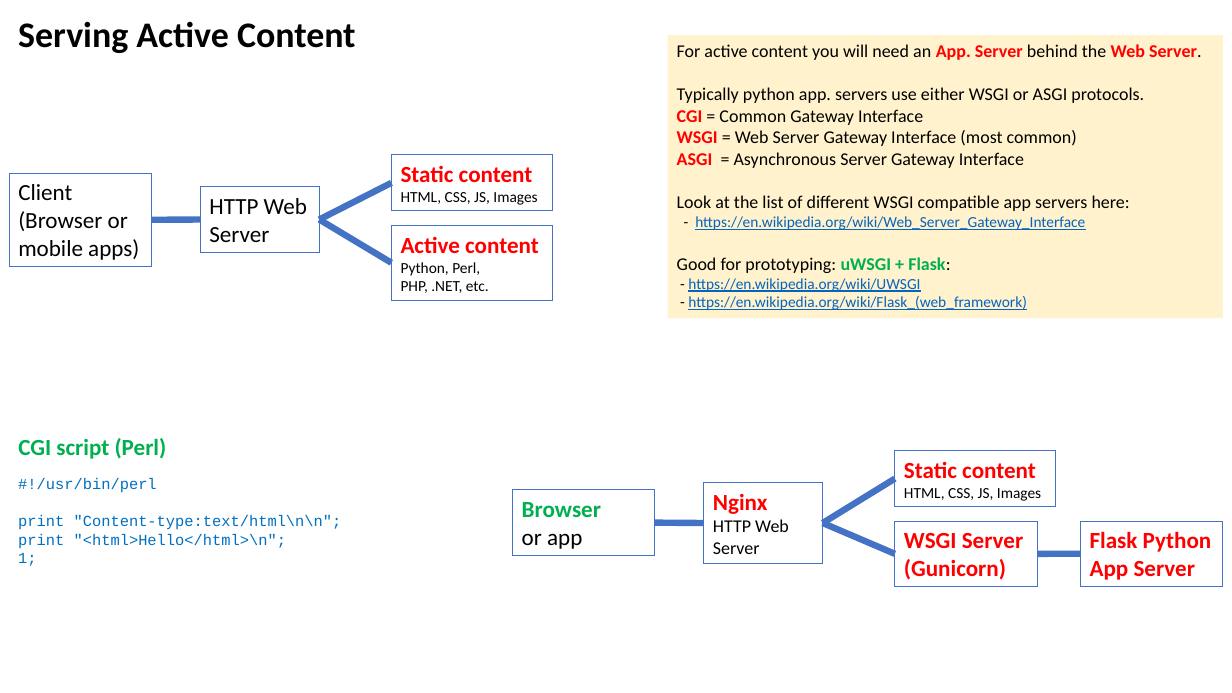
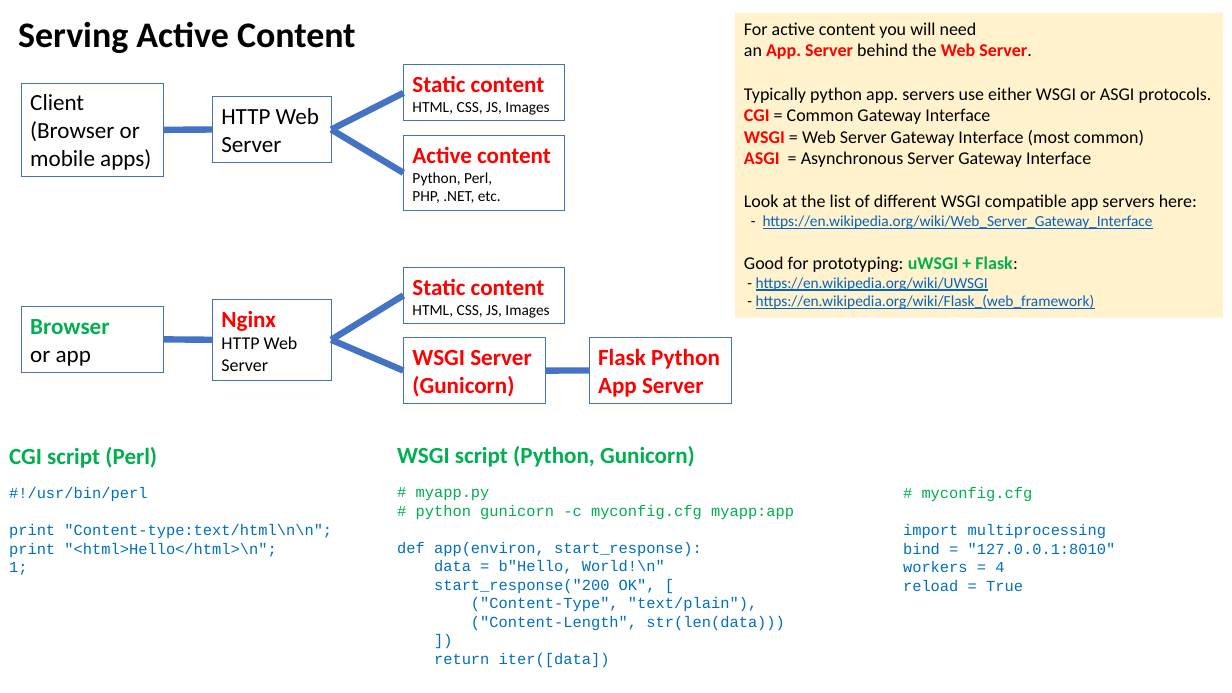
Before and after one commit to lselector/data_architect, a slide deck: slide 3 of A_Web_App.pptx. Drawn at 1232x693 pixels with LibreOffice and Linux fonts; fonts in the diff are those of the drawing. Boxes give left, top, right and bottom in pixels: in the first picture for what was removed or moved away, otherwise in the second. Text is boxed around its words. In the diff, an @@ line names an element or a change of style, - is before the commit and + after.

```diff
--- a/A_Web_App.pptx
+++ b/A_Web_App.pptx
@@ rectangle "For active content you will ...": place and size @@
-rectangle "For active content you will ..." at <box>668,35,1224,318</box>
+rectangle "For active content you will ..." at <box>735,13,1223,318</box>
@@ text in rectangle at <box>744,22,1032,59</box>: text changed @@
-For active content you will need an App. Server behind the Web Server.
+For active content you will need
+an App. Server behind the Web Server.
@@ 4 rectangles, 3 lines: place and size @@
-4 rectangles, 3 lines at <box>9,155,553,300</box>
+4 rectangles, 3 lines at <box>21,65,565,211</box>
@@ 5 rectangles, 4 lines: place and size @@
-5 rectangles, 4 lines at <box>513,451,1223,587</box>
+5 rectangles, 4 lines at <box>21,267,731,404</box>
@@ text "CGI script (Perl)": place and size @@
-text "CGI script (Perl)" at <box>18,438,167,459</box>
+text "CGI script (Perl)" at <box>9,447,157,468</box>
@@ text added at <box>397,446,695,467</box>, 18 pt, text #00B050, bold @@
+WSGI script (Python, Gunicorn)
@@ text "#!/usr/bin/perl print "Content-type:text/html\n\n"; print "< ...": place and size @@
-text "#!/usr/bin/perl print "Content-type:text/html\n\n"; print "< ..." at <box>18,478,342,566</box>
+text "#!/usr/bin/perl print "Content-type:text/html\n\n"; print "< ..." at <box>9,487,332,575</box>
@@ text added at <box>397,488,794,668</box>, 12 pt, text #0070C0 @@
+# myapp.py
+# python gunicorn -c myconfig.cfg myapp:app
+def app(environ, start_response):
+data = b"Hello, World!\n"
+start_response("200 OK", [
+("Content-Type", "text/plain"),
+("Content-Length", str(len(data)))
+])
+return iter([data])
@@ text added at <box>903,487,1116,591</box>, 12 pt, text #0070C0 @@
+# myconfig.cfg
+import multiprocessing
+bind = "127.0.0.1:8010"
+workers = 4
+reload = True
```
